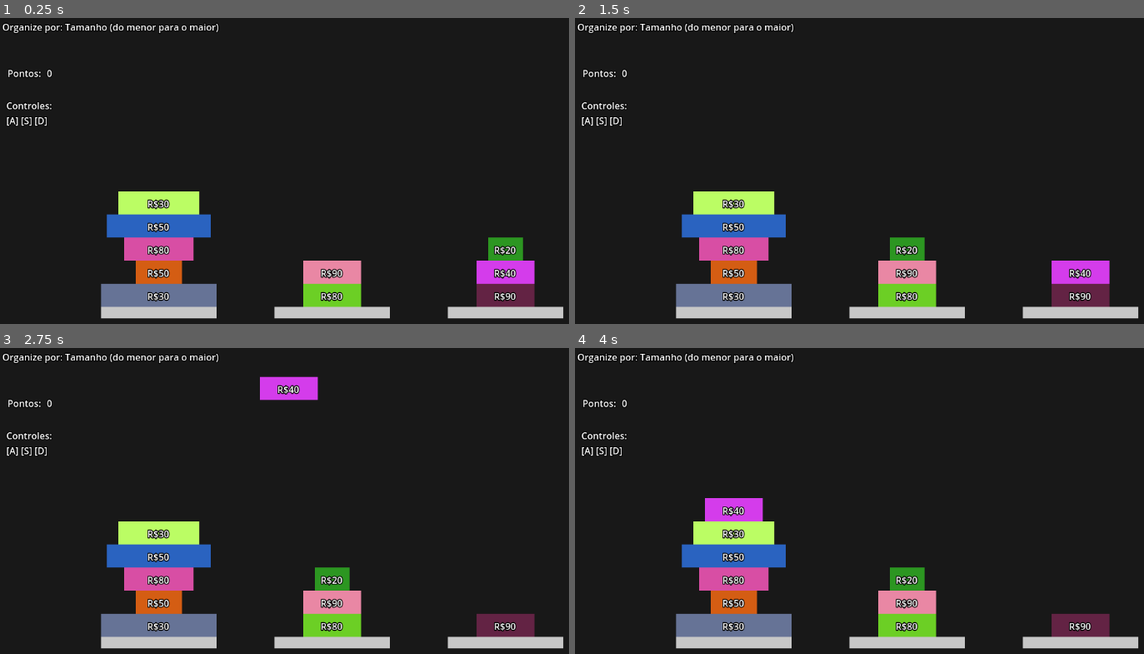
Above: before the commit, frames 1-4 (two rows, left to right).
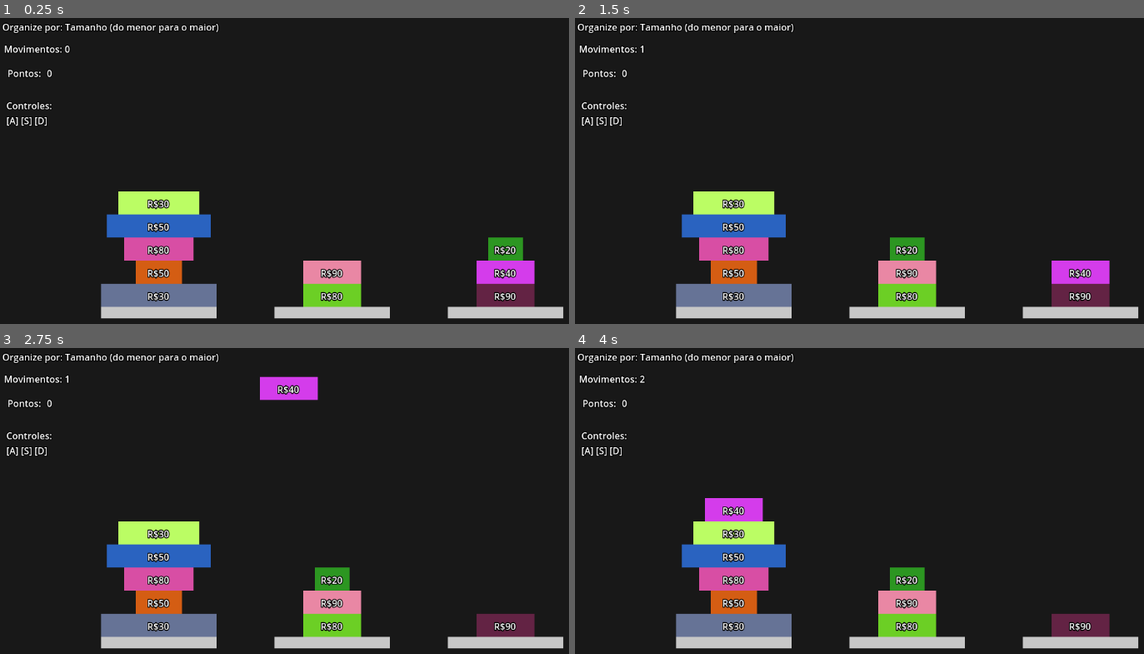
Above: after the commit, the same moments.

Repository: tiagoRaulino/stockholderRepo
Game: Godot game, scene res://scenes/game.tscn
Two runs of this game, one before a commit and one after it. Both use one fixed random seed, a clock stepped at 60 frames per second and the inputs below.
Inputs:
- Up to frame 1 (0.25 s): no input
- Up to frame 2 (1.5 s): tap Enter at 0.5 s; hold D 0.53-1.28 s; tap Space at 1.25 s; hold S from 1.28 s (still down)
- Up to frame 3 (2.75 s): tap Enter at 2 s; release S at 2.03 s; hold D from 2.03 s (still down)
- Up to frame 4 (4 s): tap Space at 2.75 s; tap Enter at 3.5 s; release D at 3.53 s; hold A from 3.53 s (still down)

The runs differ from the first frame. In frame 1, 0.1% of the frame differs, in the area x 0-13%, y 8-12%; in frame 2, 0.1%; in frame 3, 0.1%; in frame 4, 0.1%.

Commit message:
tracking quantidade de movimentos do nivel

Diff:
--- a/scenes/game.tscn
+++ b/scenes/game.tscn
@@ -37,7 +37,7 @@
 theme_override_font_sizes/font_size = 16
 text = "Pontos:"
 
-[node name="PointsName2" type="Label" parent="."]
+[node name="ControlsTip" type="Label" parent="."]
 z_index = 1
 offset_left = 11.0
 offset_top = 140.0
--- a/scenes/level.tscn
+++ b/scenes/level.tscn
@@ -31,3 +31,25 @@
 theme_override_constants/outline_size = 16
 theme_override_font_sizes/font_size = 64
 text = "Nivel Concluido!"
+
+[node name="MoveCountLabel" type="Label" parent="."]
+z_index = 1
+offset_left = 112.0
+offset_top = 42.0
+offset_right = 152.0
+offset_bottom = 65.0
+theme_override_colors/font_color = Color(1, 1, 1, 1)
+theme_override_constants/outline_size = 6
+theme_override_font_sizes/font_size = 16
+text = "0"
+
+[node name="MoveCountName" type="Label" parent="."]
+z_index = 1
+offset_left = 7.0
+offset_top = 42.0
+offset_right = 108.0
+offset_bottom = 65.0
+theme_override_colors/font_color = Color(1, 1, 1, 1)
+theme_override_constants/outline_size = 6
+theme_override_font_sizes/font_size = 16
+text = "Movimentos:"
--- a/scripts/level.gd
+++ b/scripts/level.gd
@@ -8,9 +8,11 @@
 var held_box: StockBox = null  # Store removed box
 var held_box_position := Vector2(450, 50)  # Position for showing the held box
 var objective: String  # Sorting objective: "increase_size", "decrease_size", "increase_price", "decrease_price"
+var move_count = -10
 
 @onready var objective_label = $ObjectiveLabel  # A Label node in the scene
 @onready var you_win_label: Label = $YouWinLabel
+@onready var move_count_label: Label = $MoveCountLabel
 
 func _ready():
 	# Randomly select an objective from the four possible sorting methods
--- a/scripts/stock_tower.gd
+++ b/scripts/stock_tower.gd
@@ -19,6 +19,8 @@
 	box.position = Vector2(-box.size.x / 2, new_y)
 
 	# Check if the game is won after adding a box
+	get_parent().move_count += 1
+	get_parent().move_count_label.text = str(get_parent().move_count)
 	get_parent().check_win()
 
 func remove_top_box():
